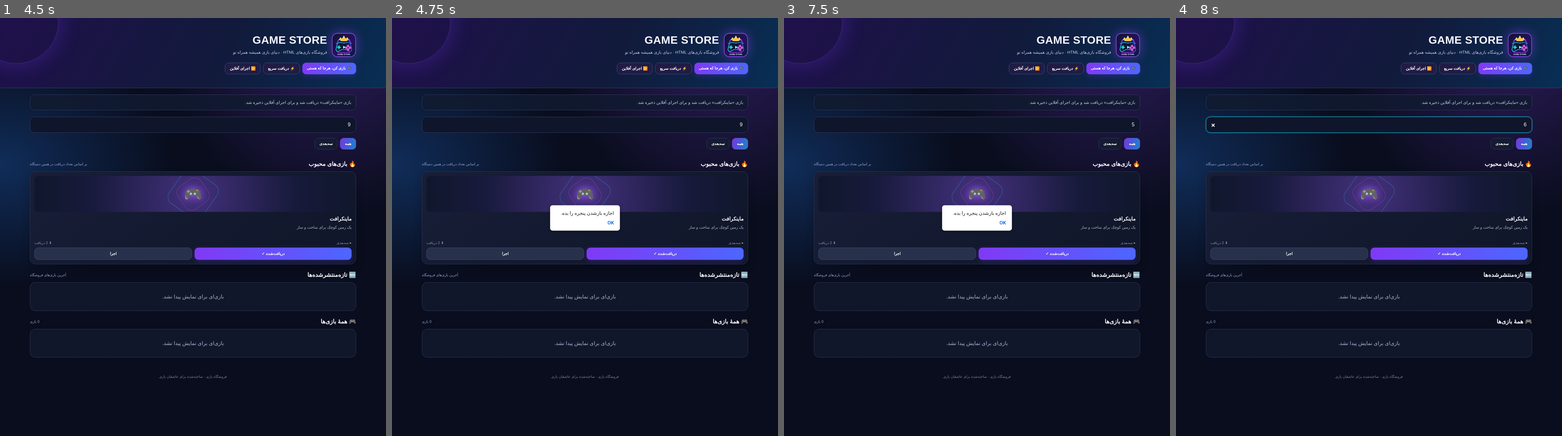
Above: before the commit, frames 1-4 (left to right).
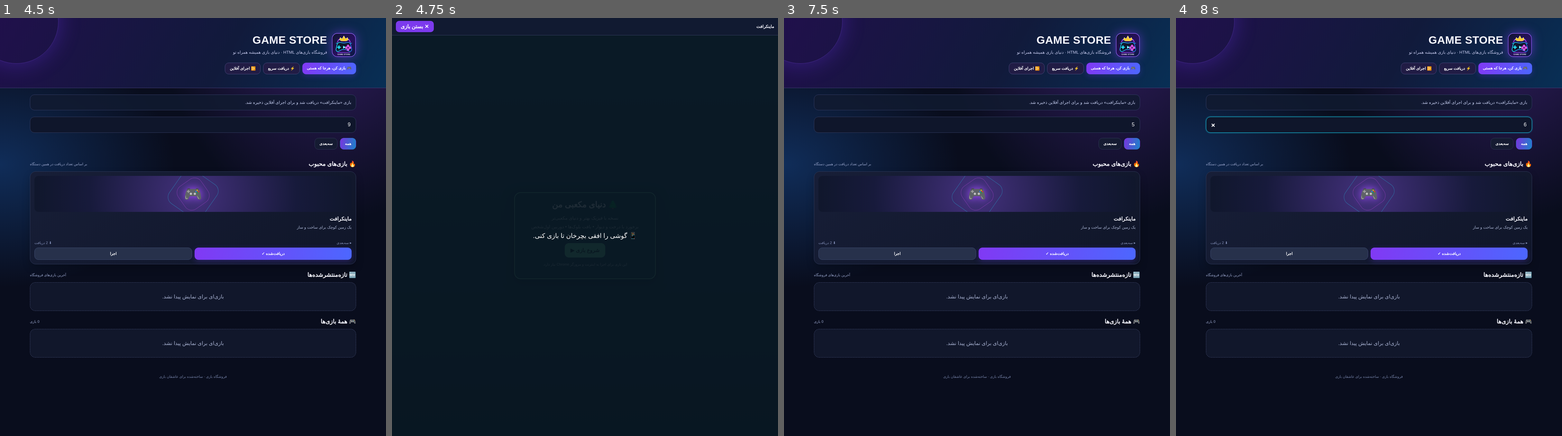
Above: after the commit, the same moments.

Repository: mohammadtaha7225-star/html-game-store
Game: browser game, page index.html
Same seed, same stepped clock (60 frames per second), same inputs: the game is played once before the commit and once after it. When the page shows a pop-up message, it is drawn as a white box for half a second while everything else waits; a line starting with > is the answer the replay typed.
Inputs (mouse positions are in pixels of both pictures, inside the frame that each line leads up to):
- Up to frame 1 (4.5 s): click "سه‌بعدی" at 1.27 s; click (193, 126) at 1.87 s; type "5" at 1.87 s; tap Enter at 1.9, 2.5 s; click "اجرا" at 2.02 s; click (193, 126) at 2.47 s; type "9" at 2.47 s; click "همه" at 3.07 s; click "دریافت" at 3.67 s; click "دریافت‌شده ✓" at 4.27 s
- Up to frame 2 (4.75 s): click "اجرا" at 4.52 s
- Up to frame 3 (7.5 s): click (807, 26) at 4.87 s, where only the run after the commit has a clickable "✕ بستن بازی"; click (977, 126) at 5.47 s; type "1" at 5.47 s; tap Enter at 5.5, 6.1, 6.7 s; click (977, 126) at 6.07 s; type "8" at 6.07 s; click (977, 126) at 6.67 s; type "5" at 6.67 s; click "اجرا" at 7.02 s; click (807, 26) at 7.27 s, where only the run after the commit has a clickable "✕ بستن بازی"
- Up to frame 4 (8 s): click (1369, 126) at 7.87 s; type "6" at 7.87 s; tap Enter at 7.9 s

Frame 1 is identical in both runs. In frame 2, 25% of the frame differs, in the area x 0-100%, y 0-87%; in frame 3, 1.1%; in frame 4, nothing differs.

Commit message:
Fix game launch inside Android WebView

Diff:
--- a/index.html
+++ b/index.html
@@ -21,6 +21,7 @@
 .actions{display:flex;gap:8px}.btn{flex:1;font-size:12px;padding:11px 8px}.btn.alt{background:#27314b;border-color:#3d4b70}.btn:disabled{opacity:.6;cursor:wait}
 .empty{grid-column:1/-1;text-align:center;padding:34px 15px;border:1px dashed #475077;border-radius:17px;color:#aab4d4;background:#11172b}
 footer{text-align:center;color:#7784aa;font-size:11px;padding:35px 15px 28px}a{color:#bba5ff}
+#gamePlayer{position:fixed;inset:0;z-index:99999;background:#050814;display:flex;flex-direction:column}#gamePlayer[hidden]{display:none}#gamePlayer .playerBar{height:54px;flex:0 0 54px;display:flex;align-items:center;justify-content:space-between;gap:10px;padding:7px 12px;background:#111a31;border-bottom:1px solid #394365}#gamePlayer .playerName{font-size:13px;font-weight:bold;overflow:hidden;text-overflow:ellipsis;white-space:nowrap}#gamePlayer .closePlayer{border:0;border-radius:10px;background:#7c3aed;color:#fff;padding:8px 15px;font:inherit;font-weight:bold}#gamePlayer iframe{width:100%;height:calc(100% - 54px);border:0;background:#fff;flex:1}
 @media(max-width:520px){.wrap{padding:14px}.logo{width:64px;height:64px}.grid{grid-template-columns:repeat(2,minmax(0,1fr));gap:9px}.card{padding:10px}.art{height:88px}.card h3{font-size:14px}.desc{font-size:11px}.btn{font-size:11px;padding:10px 5px}.head-actions .pill{flex:1;text-align:center}}
 </style></head><body>
 <header><div class="wrap">
@@ -39,6 +40,31 @@
 const GAME_CACHE='html-game-files-v1',DOWNLOAD_KEY='gs_download_counts_v2';
 const $=id=>document.getElementById(id),status=$('status');let allGames=[],category='همه',query='';
 const icons=['🎮','🏎️','🧱','🚀','🧩','⚔️','🌌','🏁','🕹️'];
+let activeGameBlobUrl=null;
+function closeGamePlayer(){
+ const player=$('gamePlayer');if(!player)return;
+ const frame=player.querySelector('iframe');if(frame)frame.src='about:blank';
+ player.hidden=true;
+ if(activeGameBlobUrl){URL.revokeObjectURL(activeGameBlobUrl);activeGameBlobUrl=null;}
+}
+function openGamePlayer(blob,title){
+ let player=$('gamePlayer');
+ if(!player){
+  player=document.createElement('section');player.id='gamePlayer';player.hidden=true;
+  const bar=document.createElement('div');bar.className='playerBar';
+  const name=document.createElement('div');name.className='playerName';
+  const close=document.createElement('button');close.className='closePlayer';close.type='button';close.textContent='✕ بستن بازی';close.addEventListener('click',closeGamePlayer);
+  const frame=document.createElement('iframe');frame.title='محیط اجرای بازی';frame.setAttribute('allow','fullscreen; autoplay; gamepad');
+  frame.setAttribute('sandbox','allow-scripts allow-same-origin allow-forms allow-pointer-lock allow-downloads');
+  bar.append(name,close);player.append(bar,frame);document.body.append(player);
+ }
+ if(activeGameBlobUrl){URL.revokeObjectURL(activeGameBlobUrl);activeGameBlobUrl=null;}
+ activeGameBlobUrl=URL.createObjectURL(blob);
+ player.querySelector('.playerName').textContent=title||'اجرای بازی';
+ player.querySelector('iframe').src=activeGameBlobUrl;
+ player.hidden=false;
+}
+
 function gameUrl(g){return new URL(g.url||g.path,location.href).href}
 function counts(){try{return JSON.parse(localStorage.getItem(DOWNLOAD_KEY)||'{}')}catch(e){return {}}}
 function countFor(g){return Number(counts()[g.id]||0)}
@@ -52,7 +78,7 @@
  const get=card.querySelector('.get'),play=card.querySelector('.play');
  cachedPromise.then(r=>{if(r)get.textContent='دریافت‌شده ✓'}).catch(()=>{});
  get.onclick=async()=>{try{get.disabled=true;get.textContent='در حال دریافت…';const r=await fetch(gameUrl(g),{cache:'no …(557 unchanged characters)…
- play.onclick=async()=>{try{const cache=await caches.open(GA …(88 unchanged characters)… ول آن را دریافت کن.');return}const blob= new Blob([await response.text()],{type:'text/html'}),url=URL.createObjectURL(blob),w=window.open(url,'_blank');if(!w){URL.revokeObjectURL(url);alert('اجازه بازشدن پنجره را بده.')}}catch(e){alert('اجرای بازی ممکن نشد.')}};
+ play.onclick=async()=>{try{const cache=await caches.open(GA …(88 unchanged characters)… ول آن را دریافت کن.');return}const blob=new Blob([await response.text()],{type:'text/html'});openGamePlayer(blob,g.title);}catch(e){alert('اجرای بازی ممکن نشد: '+e.message);}};
  return card;
 }
 function filtered(){return allGames.filter(g=>(category==='همه'||categoryOf(g)===category)&&((g.title||'')+' '+(g.description||'')).toLowerCase().includes(query.toLowerCase()))}
